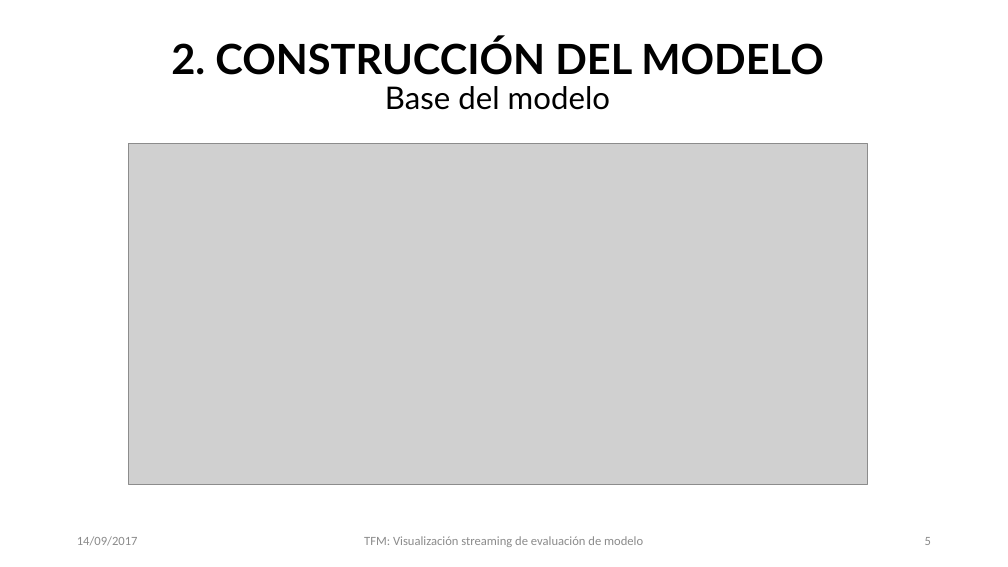
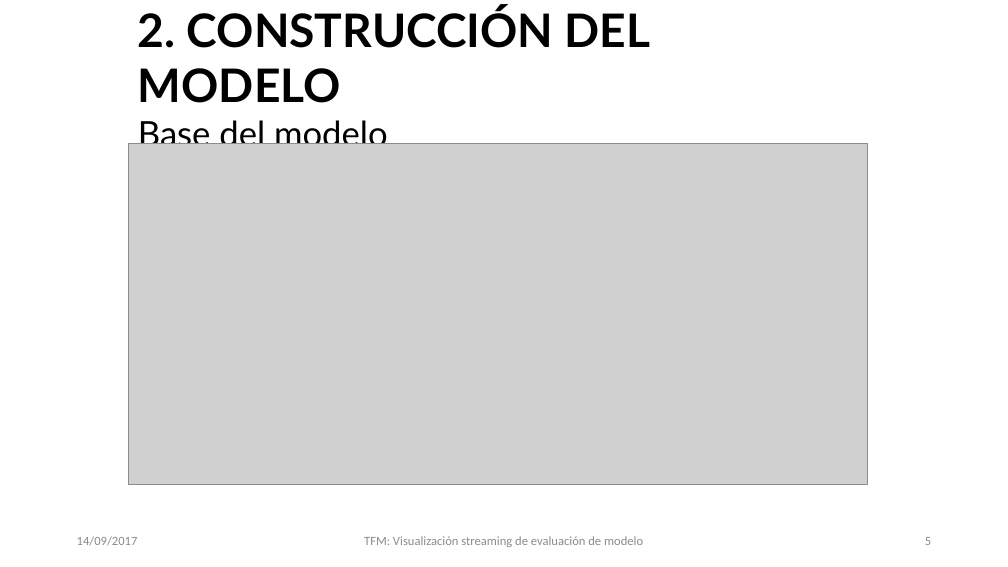
Before and after one commit to IABcb/TFM, a slide deck: slide 5 of slides/TFM.pptx. Drawn at 1008x567 pixels with LibreOffice and Linux fonts; fonts in the diff are those of the drawing; grey boxes stand for pictures; background and template pictures are left out. Boxes give left, top, right and bottom in pixels: in the first picture for what was removed or moved away, otherwise in the second. Text is boxed around its words. In the diff, an @@ line names an element or a change of style, - is before the commit and + after.

```diff
--- a/slides/TFM.pptx
+++ b/slides/TFM.pptx
@@ text at (138,7,651,153): text changed; size 39.6 to 44 pt @@
-2. CONSTRUCCIÓN DEL MODELO
-Base del modelo
+2. CONSTRUCCIÓN DEL MODELO
+Base del modelo
@@ text "14/09/2017" at (77,536,138,546): text colour #8C8C8C to #8B8B8B @@
@@ text "TFM: Visualización streaming de evaluación ..." at (364,536,643,547): text colour #8C8C8C to #8B8B8B @@
```
Also in this commit, not shown: 10 other slides changed, 14 other files.
